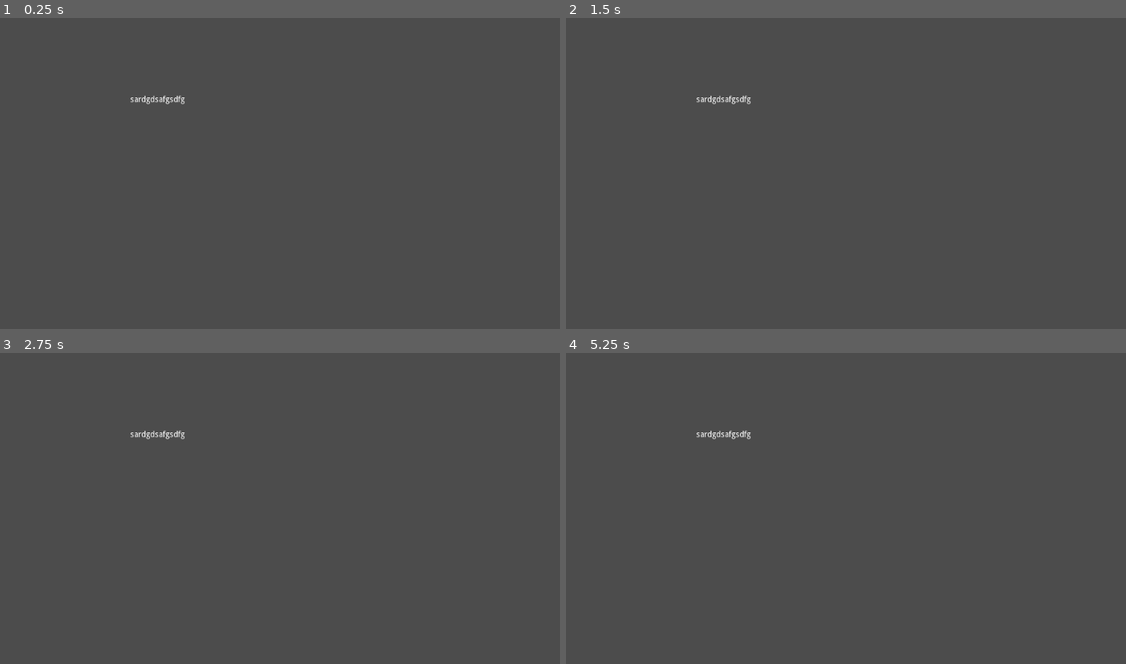
Above: before the commit, frames 1-4 (two rows, left to right).
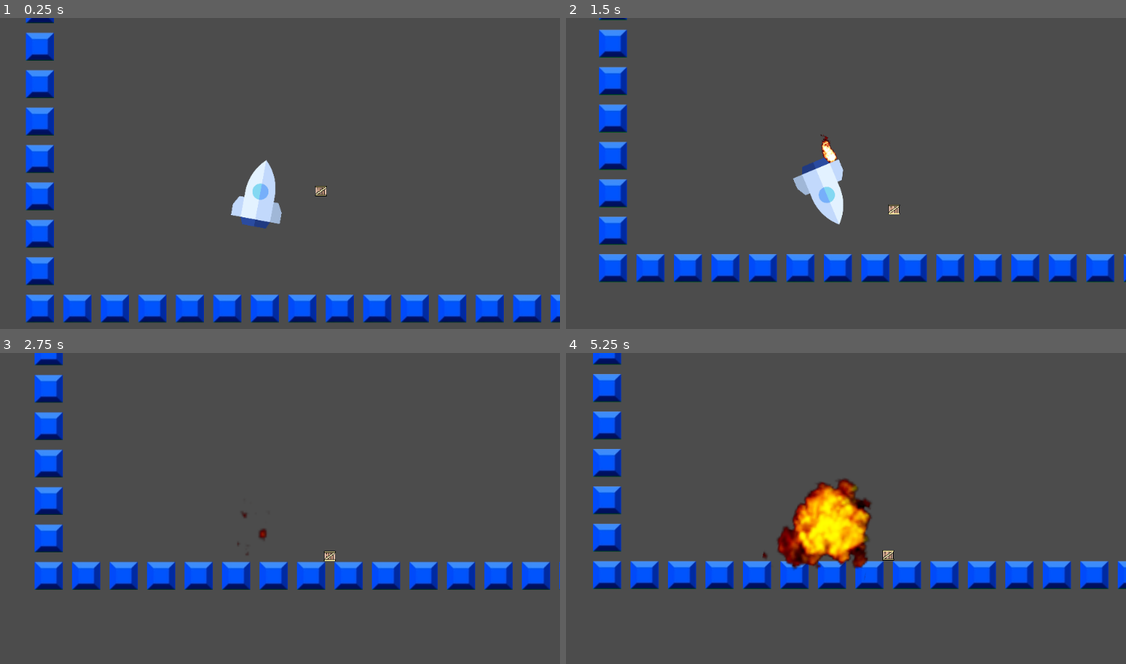
Above: after the commit, the same moments.

Repository: paul-asvb/raekaetae
Game: Godot game, scene res://levels/rootScene.tscn
Two runs of this game, one before a commit and one after it. Both use one fixed random seed, a clock stepped at 60 frames per second and the inputs below.
Inputs:
- Up to frame 1 (0.25 s): no input
- Up to frame 2 (1.5 s): hold Right (move_right) 0.53-1.28 s; hold A (move_left) from 1.28 s (still down)
- Up to frame 3 (2.75 s): release A (move_left) at 2.03 s; hold Right (move_right) from 2.03 s (still down)
- Up to frame 4 (5.25 s): release Right (move_right) at 3.53 s; hold A (move_left) from 3.53 s (still down)

The runs differ from the first frame. In frame 1, 11% of the frame differs, in the area x 4-100%, y 0-99%; in frame 2, 11%; in frame 3, 9.3%; in frame 4, 13%, in the area x 4-100%, y 0-76%.
Error after the commit: Invalid call. Nonexistent function 'resetLevel' in base 'Node2D (rootScene.gd)'. (res://actors/player.gd:71)

Commit message:
testLEVEL

Diff:
--- a/levels/rootScene.tscn
+++ b/levels/rootScene.tscn
@@ -1,16 +1,9 @@
-[gd_scene load_steps=2 format=2]
+[gd_scene load_steps=3 format=2]
 
 [ext_resource path="res://levels/rootScene.gd" type="Script" id=1]
+[ext_resource path="res://levels/testLevel.tscn" type="PackedScene" id=2]
 
 [node name="rootNode" type="Node2D"]
 script = ExtResource( 1 )
 
-[node name="RichTextLabel" type="RichTextLabel" parent="."]
-margin_left = 289.542
-margin_top = 132.744
-margin_right = 885.542
-margin_bottom = 512.744
-text = "sardgdsafgsdfg"
-__meta__ = {
-"_edit_use_anchors_": false
-}
+[node name="TestLevel" parent="." instance=ExtResource( 2 )]
--- a/project.godot
+++ b/project.godot
@@ -10,7 +10,6 @@
 
 _global_script_classes=[  ]
 _global_script_class_icons={
-
 }
 
 [application]
